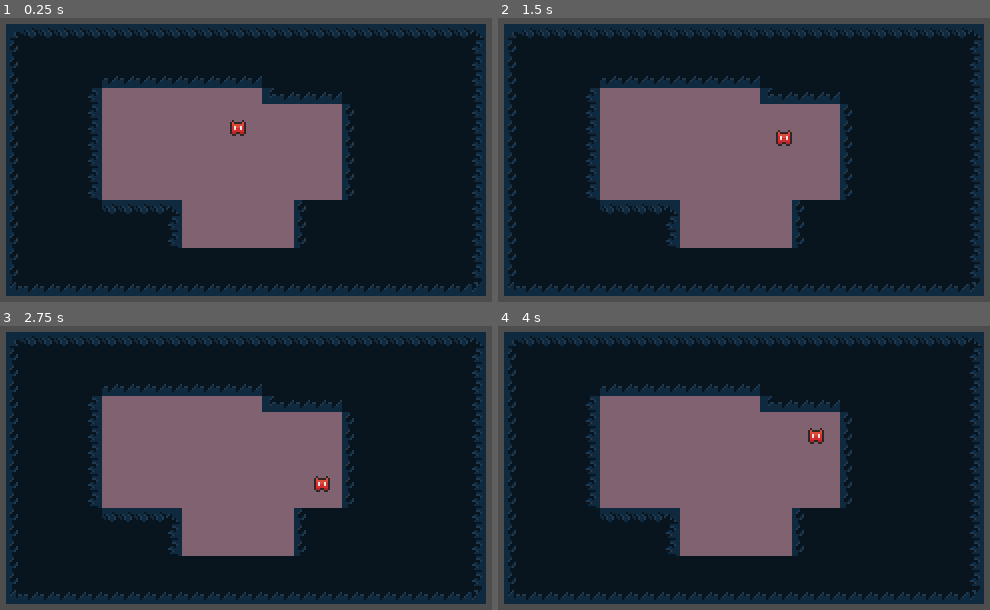
Above: before the commit, frames 1-4 (two rows, left to right).
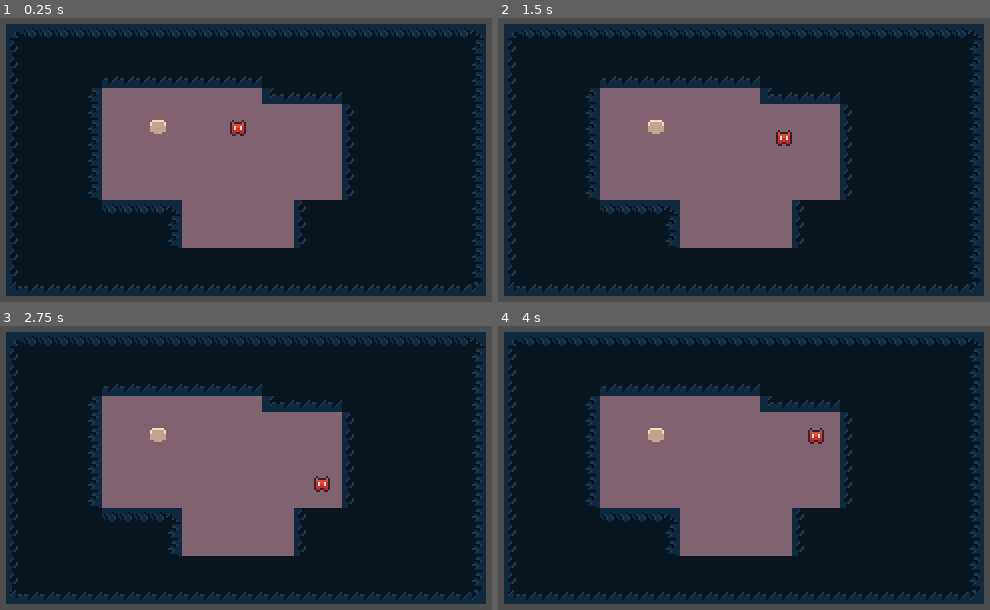
Above: after the commit, the same moments.

Repository: SandroMaglione/fukai
Game: Godot game, scene res://scenes/dungeon.tscn
The game is run twice, just before and just after one commit, with the same random seed, the same clock (stepped at 60 frames per second) and the same inputs.
Inputs:
- Up to frame 1 (0.25 s): no input
- Up to frame 2 (1.5 s): tap Enter at 0.5 s; hold Right (move_right) 0.53-1.28 s; hold Down (move_down) from 1.28 s (still down)
- Up to frame 3 (2.75 s): release Down (move_down) at 2.03 s; hold Right (move_right) from 2.03 s (still down)
- Up to frame 4 (4 s): release Right (move_right) at 2.78 s; hold Up (move_up) 2.78-3.53 s; hold Left (move_left) from 3.53 s (still down)

The runs differ from the first frame. In frame 1, 0.1% of the frame differs, in the area x 30-34%, y 35-41%; in frame 2, 0.1%; in frame 3, 0.1%; in frame 4, 0.1%.

Commit message:
allow collision with collect resource

Diff:
--- /dev/null
+++ b/entities/collect_item.gd
@@ -0,0 +1,11 @@
+extends Area2D
+class_name CollectItem
+
+@export var collect_item_resource: CollectItemResource
+
+func _ready():
+	position = position.snapped(Vector2.ONE * Constants.TILE_SIZE)
+	position -= Vector2.ONE * (Constants.TILE_SIZE / 2)
+
+func on_collect_item() -> void:
+	print("Collected", collect_item_resource.name)
--- /dev/null
+++ b/entities/collect_item.tscn
@@ -0,0 +1,18 @@
+[gd_scene load_steps=4 format=3 uid="uid://nfi2g7bwursi"]
+
+[ext_resource type="Script" path="res://entities/collect_item.gd" id="1_g5xop"]
+[ext_resource type="Texture2D" uid="uid://dchaq826q8xxd" path="res://assets/resources-tileset.png" id="1_gi4a6"]
+
+[sub_resource type="RectangleShape2D" id="RectangleShape2D_gaagj"]
+size = Vector2(8, 8)
+
+[node name="CollectItem" type="Area2D"]
+collision_layer = 4
+script = ExtResource("1_g5xop")
+
+[node name="CollisionShape2D" type="CollisionShape2D" parent="."]
+shape = SubResource("RectangleShape2D_gaagj")
+
+[node name="Sprite2D" type="Sprite2D" parent="."]
+texture = ExtResource("1_gi4a6")
+hframes = 3
--- /dev/null
+++ b/entities/collect_item_resource.gd
@@ -0,0 +1,4 @@
+extends Resource
+class_name CollectItemResource
+
+@export var name: String
--- a/entities/player.gd
+++ b/entities/player.gd
@@ -4,11 +4,11 @@
 func _ready():
 	position = position.snapped(Vector2.ONE * Constants.TILE_SIZE)
 	position -= Vector2.ONE * (Constants.TILE_SIZE / 2)
-#	play("idle_down")
 
 func _process(_delta):
 	var input_direction = Input.get_vector("move_left", "move_right", "move_up", "move_down")
 	$GridMovement.move(input_direction)
 
 func _on_grid_movement_collided(body):
-	print(body)
+	if body is CollectItem:
+		print(body.on_collect_item())
--- a/entities/player.tscn
+++ b/entities/player.tscn
@@ -19,6 +19,8 @@
 script = ExtResource("1_gc0gy")
 
 [node name="GridMovement" parent="." node_paths=PackedStringArray("actor") instance=ExtResource("3_c41b5")]
+collision_mask = 6
+collide_with_areas = true
 actor = NodePath("..")
 
 [node name="AnimatedSprite2D" type="AnimatedSprite2D" parent="."]
--- a/scenes/dungeon.tscn
+++ b/scenes/dungeon.tscn
@@ -1,7 +1,13 @@
-[gd_scene load_steps=3 format=3 uid="uid://cex7v755m2vp5"]
+[gd_scene load_steps=6 format=3 uid="uid://cex7v755m2vp5"]
 
 [ext_resource type="PackedScene" uid="uid://dq1yxk0cy8e7f" path="res://entities/player.tscn" id="1_xccqg"]
 [ext_resource type="PackedScene" uid="uid://bg5vrxsctnp07" path="res://scenes/tile_map.tscn" id="2_hwc53"]
+[ext_resource type="PackedScene" uid="uid://nfi2g7bwursi" path="res://entities/collect_item.tscn" id="3_hi3t3"]
+[ext_resource type="Script" path="res://entities/collect_item_resource.gd" id="3_nrdtq"]
+
+[sub_resource type="Resource" id="Resource_ykhg4"]
+script = ExtResource("3_nrdtq")
+name = "something"
 
 [node name="Dungeon" type="Node2D"]
 
@@ -9,5 +15,9 @@
 position = Vector2(160, 80)
 layer_0/tile_data = PackedInt32Array(-131078, 65537, 2, -196614, 65537, 1, -131077, 65537, 2, -196613, 65537, 1, -13107 …(8523 unchanged characters)…
 
+[node name="CollectItem" parent="." instance=ExtResource("3_hi3t3")]
+position = Vector2(124, 84)
+collect_item_resource = SubResource("Resource_ykhg4")
+
 [node name="Player" parent="." instance=ExtResource("1_xccqg")]
 position = Vector2(164, 84)
Binary file added: asprite/nyx8-1x.png
Not shown, added: asprite/nyx8-1x.png.import
Binary file added: asprite/resources-tileset.aseprite
Binary file added: assets/resources-tileset.png
Not shown, added: assets/resources-tileset.png.import
Not shown, added: .DS_Store
